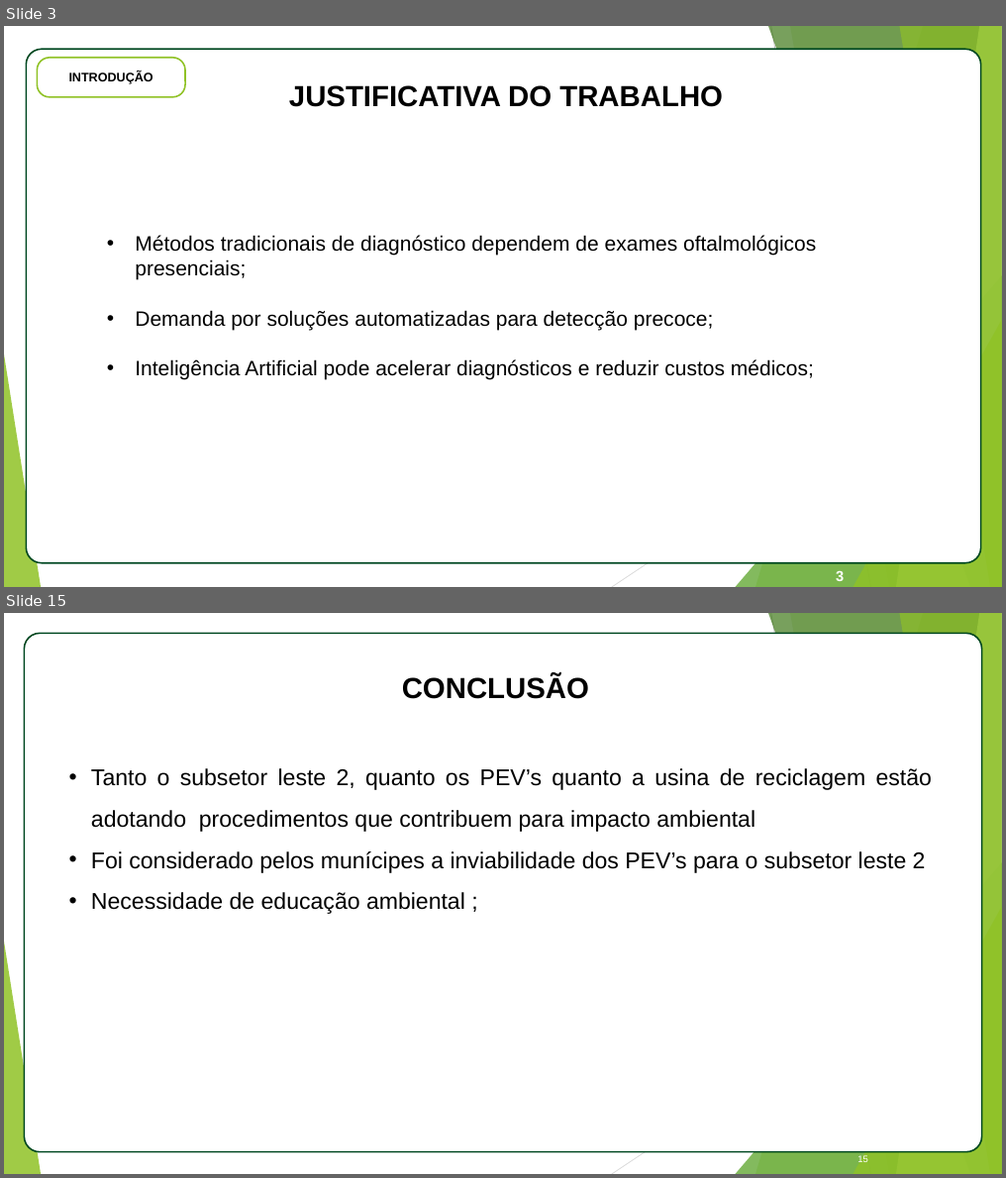
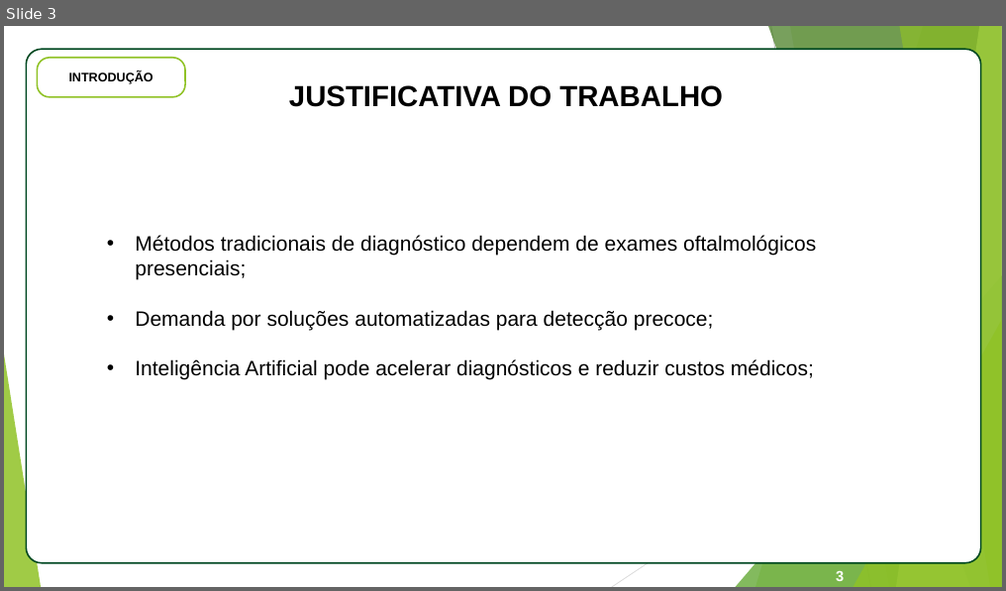
Before and after one commit to estrada-felipe/FundusDetectionTCC, a slide deck: tcc_documento/Apresentacao_TCC_Felipe_Estrada.pptx. Shown one above the other, each under a label of ours: slides 3 and 15 before the commit, slide 3 after it; the slides between them are not shown. The pictures are 1006x1178 and 1006x591 pixels, drawn with LibreOffice and Linux fonts; fonts in the diff are those of the drawing. Boxes give left, top, right and bottom in pixels: in the first picture for what was removed or moved away, otherwise in the second. Text is boxed around its words. In the diff, an @@ line names an element or a change of style, - is before the commit and + after.

```diff
--- a/tcc_documento/Apresentacao_TCC_Felipe_Estrada.pptx
+++ b/tcc_documento/Apresentacao_TCC_Felipe_Estrada.pptx
@@ slide 15 removed at <box>4,613,1002,1174</box>, background #FFFFFF; not listed: 10 template elements that a slide beside it also shows @@
@@ rounded rectangle removed at <box>24,633,982,1153</box> @@
@@ text removed at <box>402,675,589,699</box> @@
-CONCLUSÃO
@@ text removed at <box>91,768,932,914</box> @@
-• Tanto o subsetor leste 2, quanto os PEV’s quanto a usina de reciclagem estão adotando procedimentos que contribuem para impacto ambiental
-• Foi considerado pelos munícipes a inviabilidade dos PEV’s para o subsetor leste 2
-• Necessidade de educação ambiental ;
@@ page number removed at <box>857,1156,868,1162</box> @@
-15
```
Also in this commit, not shown: 4 slides changed, 15 slides added, 29 other slides removed, 4 other files.
